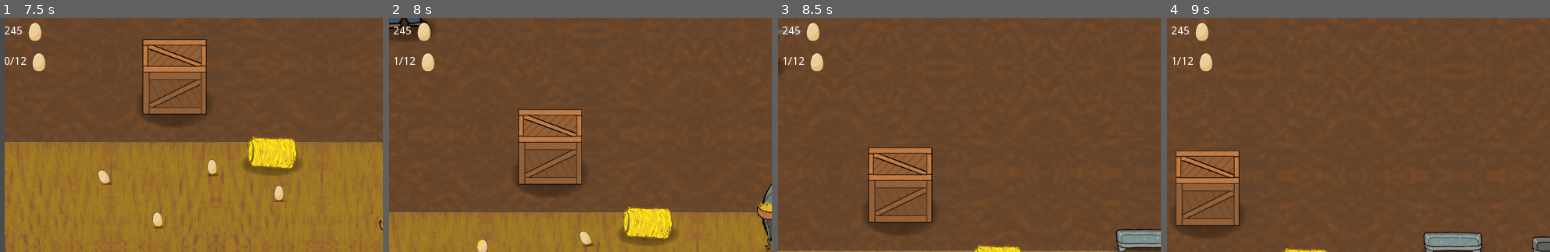
Above: before the commit, frames 1-4 (left to right).
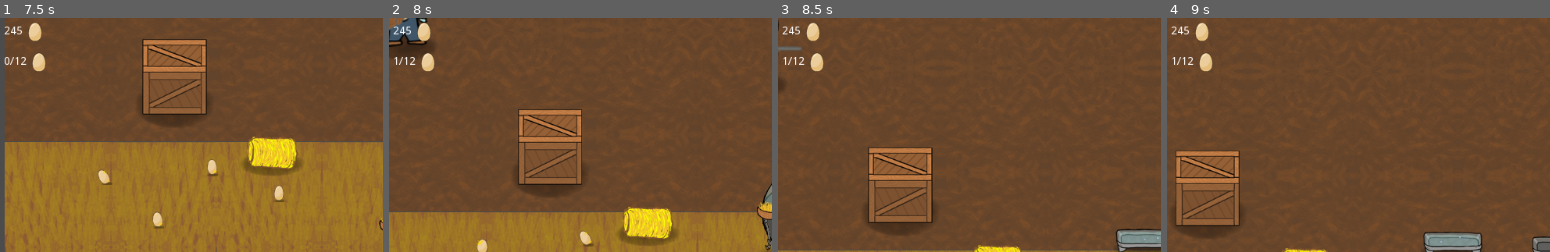
Above: after the commit, the same moments.

Repository: CiaranWoodward/LD46
Game: Godot game, scene res://Menu/DesignMenu.tscn
Two runs of this game, one before a commit and one after it. Both use one fixed random seed, a clock stepped at 60 frames per second and the inputs below. The engine's default icon, where the game draws it, is replaced by a stand-in: a white triangle on a blue panel in a dark square.
Inputs (mouse positions are % of the whole screen's width and height, from its top left):
- Up to frame 1 (7.5 s): click "Into Battle!" at 0.5 s; click "Thanks!" at 1.25 s; click (20, 16) at 2.02 s; tap Enter (ui_accept) at 2.75, 3.02, 3.5, 3.77, 4.25, 5, 5.27, 5.75, 6.02, 6.5, 6.77 s; move the mouse to (69, 50) at 2.77 s; hold W (player_up) 2.78-4.28 s; click (69, 50) at 2.85 s; move the mouse to (83, 65) at 3.52 s; right-click (83, 65) at 3.6 s; move the mouse to (21, 35) at 4.27 s; hold A (player_left) 4.28-5.78 s; click (21, 35) at 4.35 s; move the mouse to (57, 50) at 5.02 s; right-click (57, 50) at 5.1 s; click (57, 50) at 5.17 s; move the mouse to (37, 25) at 5.77 s; hold S (player_down) 5.78-6.53 s; click (37, 25) at 5.85 s; move the mouse to (75, 45) at 6.52 s; hold Right (player_right) 6.53-7.28 s; right-click (75, 45) at 6.6 s; move the mouse to (31, 55) at 7.27 s; hold W (player_up) from 7.28 s (still down); click (31, 55) at 7.35 s
- Up to frame 2 (8 s): keep holding W (player_up)
- Up to frame 3 (8.5 s): move the mouse to (63, 28) at 8.02 s; release W (player_up) at 8.03 s; hold Right (player_right) from 8.03 s (still down); right-click (63, 28) at 8.1 s; tap Enter (ui_accept) at 8.27 s
- Up to frame 4 (9 s): keep holding Right (player_right); move the mouse to (47, 70) at 8.77 s; click (47, 70) at 8.85 s
The pictures show only the part of the screen within x 0-50%, y 0-50%; the shares and areas given below are measured in that part.

Frame 1 is identical in both runs. In frame 2, 1.5% of the frame differs, in the area x 0-12%, y 0-18%; in frame 3, 0.3%; in frame 4, nothing differs.

Commit message:
move farmer origins about

Diff:
--- a/Enemies/Farmer.tscn
+++ b/Enemies/Farmer.tscn
@@ -42,7 +42,7 @@
 "times": PoolRealArray( 0, 0.4, 0.7 ),
 "transitions": PoolRealArray( 0.366021, 0.31864, 1 ),
 "update": 0,
-"values": [ Vector2( 0, 0 ), Vector2( 0, -5 ), Vector2( 0, -3 ) ]
+"values": [ Vector2( 0, 60 ), Vector2( 0, 55 ), Vector2( 0, 57 ) ]
 }
 tracks/3/type = "value"
 tracks/3/path = NodePath("Dead_05x:scale")
@@ -54,7 +54,7 @@
 "times": PoolRealArray( 0, 0.5 ),
 "transitions": PoolRealArray( 1.93187, 1 ),
 "update": 0,
-"values": [ Vector2( 1, 1 ), Vector2( 0.72, 1 ) ]
+"values": [ Vector2( 1.5, 1.5 ), Vector2( 1.3, 1.5 ) ]
 }
 tracks/4/type = "value"
 tracks/4/path = NodePath("Dead_05x:position")
@@ -66,7 +66,7 @@
 "times": PoolRealArray( 0, 0.4, 0.7 ),
 "transitions": PoolRealArray( 0.37, 0.32, 1 ),
 "update": 0,
-"values": [ Vector2( 0, 0 ), Vector2( 0, -5 ), Vector2( 0, -3 ) ]
+"values": [ Vector2( 0, 30 ), Vector2( 0, 25 ), Vector2( 0, 27 ) ]
 }
 tracks/5/type = "value"
 tracks/5/path = NodePath("Farmer:scale")
@@ -127,6 +127,18 @@
 "transitions": PoolRealArray( 1 ),
 "update": 1,
 "values": [ true ]
+}
+tracks/10/type = "value"
+tracks/10/path = NodePath("Shadow_05x:position")
+tracks/10/interp = 1
+tracks/10/loop_wrap = true
+tracks/10/imported = false
+tracks/10/enabled = true
+tracks/10/keys = {
+"times": PoolRealArray( 0, 0.4, 0.7 ),
+"transitions": PoolRealArray( 0.406126, 0.353553, 0.392292 ),
+"update": 0,
+"values": [ Vector2( 0, 60 ), Vector2( 0, 60 ), Vector2( 35, 54 ) ]
 }
 
 [sub_resource type="Animation" id=2]
@@ -193,7 +205,7 @@
 "times": PoolRealArray( 0, 0.2, 0.4 ),
 "transitions": PoolRealArray( 0.554785, 1.56917, 1 ),
 "update": 0,
-"values": [ Vector2( 0, 0 ), Vector2( 0, -5 ), Vector2( 0, 0 ) ]
+"values": [ Vector2( 0, 60 ), Vector2( 0, 55 ), Vector2( 0, 60 ) ]
 }
 tracks/2/type = "value"
 tracks/2/path = NodePath("Dead_05x:visible")
@@ -235,11 +247,13 @@
 [node name="Farmer" type="RigidBody2D"]
 collision_layer = 4
 collision_mask = 87
-mode = 3
+mode = 2
+mass = 2.0
 
 [node name="Dead_05x" type="Sprite" parent="."]
 visible = false
 modulate = Color( 1, 1, 1, 0 )
+position = Vector2( 0, 30 )
 scale = Vector2( 1.5, 1.5 )
 texture = ExtResource( 1 )
 offset = Vector2( -9.58101, -33.9429 )
@@ -251,16 +265,17 @@
 anims/Wobble = SubResource( 4 )
 
 [node name="Farmer" type="Node2D" parent="."]
-position = Vector2( 0, -4.79764 )
-rotation = -0.00750461
+position = Vector2( 0, 55.0038 )
+rotation = 0.0207605
+scale = Vector2( 0.956162, 1.04384 )
 
 [node name="Back_05x" type="Sprite" parent="Farmer"]
-position = Vector2( 7.00774, -28.3229 )
+position = Vector2( 7.008, -60 )
 scale = Vector2( 1.5, 1.5 )
 texture = ExtResource( 3 )
 
 [node name="Front_05x" type="Sprite" parent="Farmer"]
-position = Vector2( 7.00774, -30.0749 )
+position = Vector2( 7.008, -60 )
 scale = Vector2( 1.5, 1.5 )
 texture = ExtResource( 2 )
 
@@ -270,7 +285,7 @@
 amount = 10
 lifetime = 0.8
 one_shot = true
-explosiveness = 0.6
+explosiveness = 0.76
 lifetime_randomness = 0.32
 local_coords = false
 texture = ExtResource( 4 )
@@ -296,12 +311,12 @@
 rotation = 1.5708
 
 [node name="CollisionShape2D" type="CollisionShape2D" parent="."]
-position = Vector2( -11.3445, -51.2605 )
+position = Vector2( -11.0032, -10 )
 rotation = 1.5708
 shape = SubResource( 6 )
 
 [node name="Shadow_05x" type="Sprite" parent="."]
-position = Vector2( 0.226074, 30.108 )
+position = Vector2( 0, 60 )
 scale = Vector2( 1, 0.804405 )
 z_index = -4
 texture = ExtResource( 5 )
